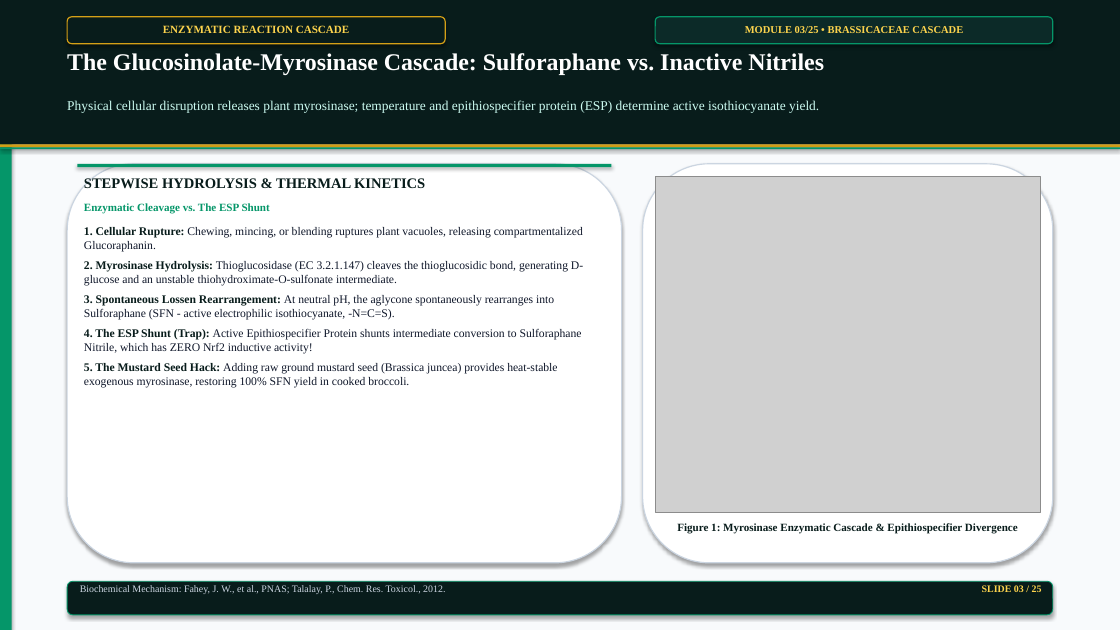
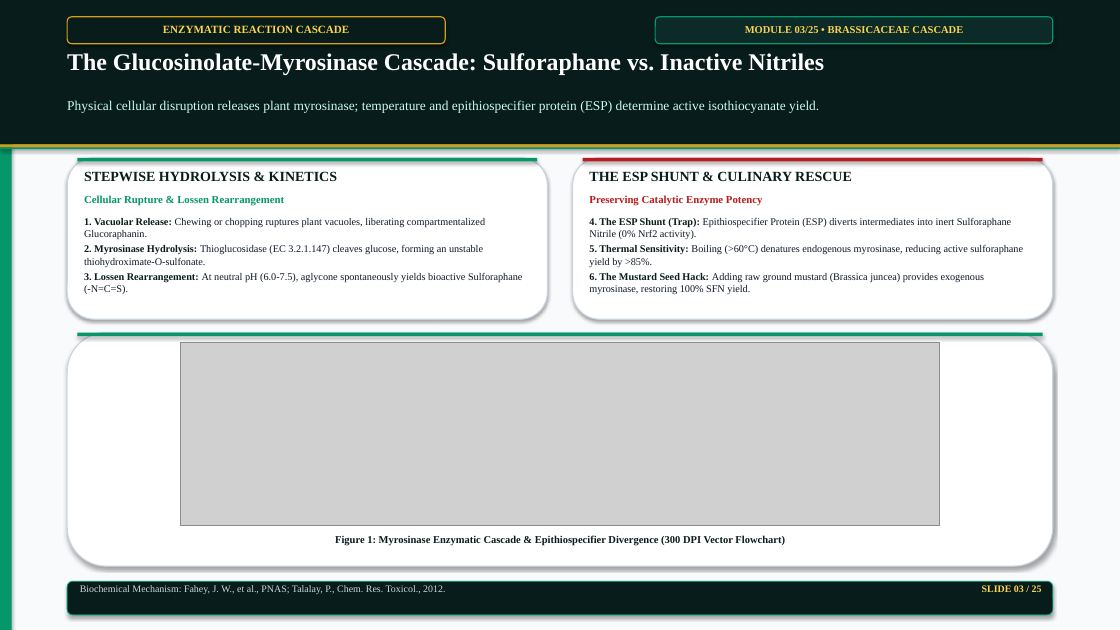
Before and after one commit to satyasanatan989/academic-presentation-engine, a slide deck: slide 3 of samples/phytochemicals_25slides_master_deck.pptx. Drawn at 1120x630 pixels with LibreOffice and Linux fonts; fonts in the diff are those of the drawing; grey boxes stand for pictures. Boxes give left, top, right and bottom in pixels: in the first picture for what was removed or moved away, otherwise in the second. Text is boxed around its words. In the diff, an @@ line names an element or a change of style, - is before the commit and + after.

Commit message:
fix(alignment): resolve infographic aspect ratio distortion with 4.2:1 widescreen flowcharts and two-tier stacked layout

```diff
--- a/samples/phytochemicals_25slides_master_deck.pptx
+++ b/samples/phytochemicals_25slides_master_deck.pptx
@@ rounded rectangle: place and size @@
-rounded rectangle at bbox=[67, 164, 622, 563]
+rounded rectangle at bbox=[67, 158, 548, 319]
@@ rectangle: place and size @@
-rectangle at bbox=[77, 164, 612, 167]
+rectangle at bbox=[77, 158, 538, 161]
@@ text at bbox=[84, 171, 337, 182]: text changed; size 12.5 to 12 pt @@
-STEPWISE HYDROLYSIS & THERMAL KINETICS
+STEPWISE HYDROLYSIS & KINETICS
@@ rounded rectangle: place and size @@
-rounded rectangle at bbox=[643, 164, 1053, 563]
+rounded rectangle at bbox=[573, 158, 1054, 319]
@@ rectangle added at bbox=[583, 158, 1044, 161], fill #B91C1C @@
@@ text added at bbox=[589, 171, 852, 181], 12 pt, text #081C1B, bold @@
+THE ESP SHUNT & CULINARY RESCUE
@@ picture removed at bbox=[655, 176, 1040, 513] @@
@@ text at bbox=[84, 195, 284, 206]: text changed; size 9.5 to 9.2 pt @@
-Enzymatic Cleavage vs. The ESP Shunt
+Cellular Rupture & Lossen Rearrangement
@@ text added at bbox=[589, 195, 763, 206], 9.2 pt, text #B91C1C, bold @@
+Preserving Catalytic Enzyme Potency
@@ text at bbox=[84, 218, 522, 294]: text changed; size 10 to 8.8 pt @@
-1. Cellular Rupture: Chewing, mincing, or blending ruptures plant vacuoles, releasing compartmentalized Glucoraphanin.
-2. Myrosinase Hydrolysis: Thioglucosidase (EC 3.2.1.147) cleaves the thioglucosidic bond, generating D-glucose and an unstable thiohydroximate-O-sulfonate intermediate.
-3. Spontaneous Lossen Rearrangement: At neutral pH, the aglycone spontaneously rearranges into Sulforaphane (SFN - active electrophilic isothiocyanate, -N=C=S).
-4. The ESP Shunt (Trap): Active Epithiospecifier Protein shunts intermediate conversion to Sulforaphane Nitrile, which has ZERO Nrf2 inductive activity!
-5. The Mustard Seed Hack: Adding raw ground mustard seed (Brassica juncea) provides heat-stable exogenous myrosinase, restoring 100% SFN yield in cooked broccoli.
+1. Vacuolar Release: Chewing or chopping ruptures plant vacuoles, liberating compartmentalized Glucoraphanin.
+2. Myrosinase Hydrolysis: Thioglucosidase (EC 3.2.1.147) cleaves glucose, forming an unstable thiohydroximate-O-sulfonate.
+3. Lossen Rearrangement: At neutral pH (6.0-7.5), aglycone spontaneously yields bioactive Sulforaphane (-N=C=S).
@@ text added at bbox=[589, 218, 1023, 294], 8.8 pt, text #0F172A @@
+4. The ESP Shunt (Trap): Epithiospecifier Protein (ESP) diverts intermediates into inert Sulforaphane Nitrile (0% Nrf2 activity).
+5. Thermal Sensitivity: Boiling (>60°C) denatures endogenous myrosinase, reducing active sulforaphane yield by >85%.
+6. The Mustard Seed Hack: Adding raw ground mustard (Brassica juncea) provides exogenous myrosinase, restoring 100% SFN yield.
@@ rounded rectangle added at bbox=[67, 333, 1053, 566], fill #FFFFFF, outline #CBD5E1 1 pt @@
@@ rectangle added at bbox=[77, 333, 1043, 336], fill #059669 @@
@@ picture added at bbox=[181, 343, 940, 526] @@
@@ text at bbox=[335, 535, 785, 546]: text changed; size 9.5 to 9 pt @@
-Figure 1: Myrosinase Enzymatic Cascade & Epithiospecifier Divergence
+Figure 1: Myrosinase Enzymatic Cascade & Epithiospecifier Divergence (300 DPI Vector Flowchart)
```
Also in this commit, not shown: 22 other slides changed, 1 slide added, 1 slide removed, 53 other files.
